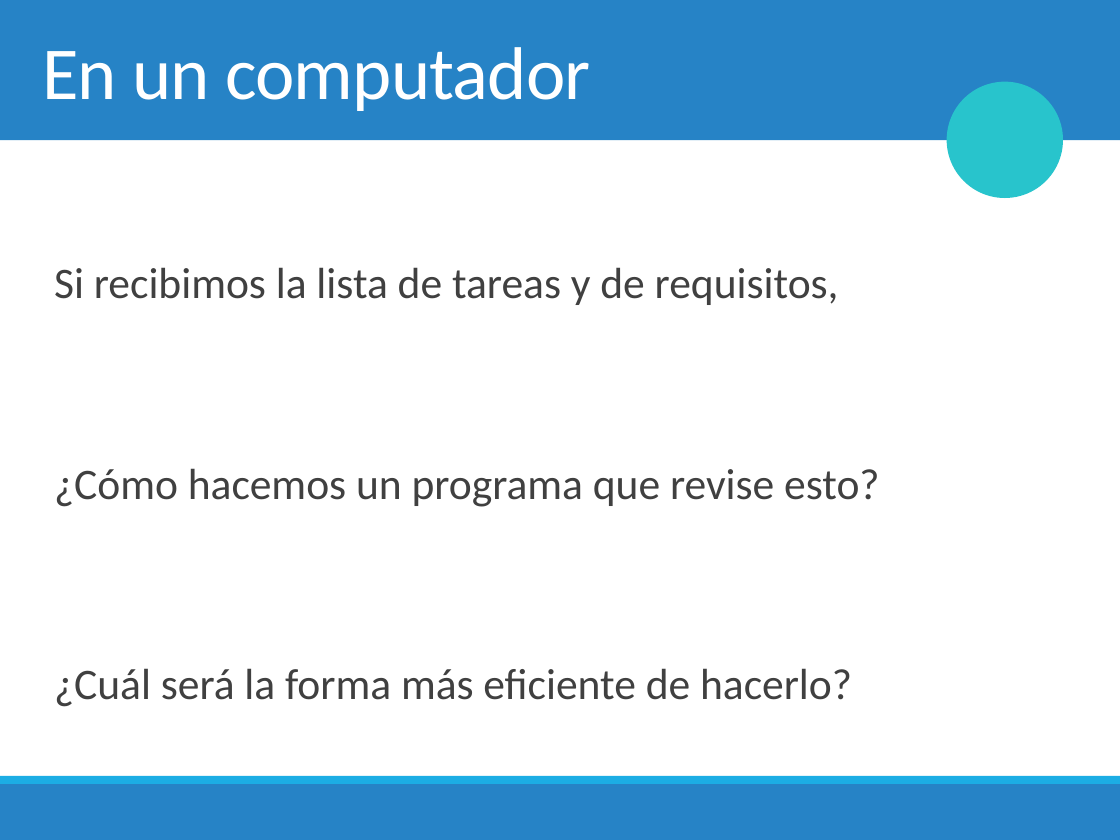
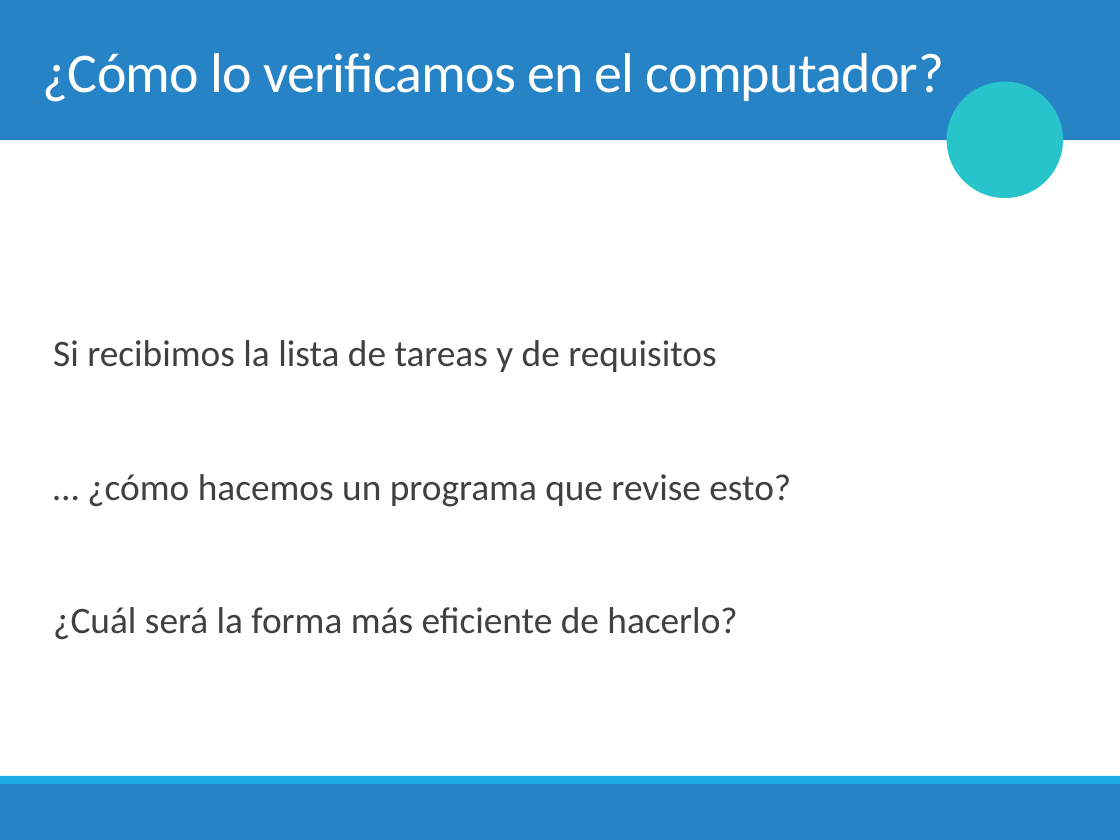
Before and after one commit to mplazadelosreyes/2018-2, a slide deck: slide 3 of Clases/13. Grafos & Depth First Search.pptx. Drawn at 1120x840 pixels with LibreOffice and Linux fonts; fonts in the diff are those of the drawing; background and template pictures are left out. Boxes give left, top, right and bottom in pixels: in the first picture for what was removed or moved away, otherwise in the second. Text is boxed around its words. In the diff, an @@ line names an element or a change of style, - is before the commit and + after.

```diff
--- a/Clases/13. Grafos & Depth First Search.pptx
+++ b/Clases/13. Grafos & Depth First Search.pptx
@@ title at (x1=42, y1=53, x2=944, y2=102): text changed; size 48 to 36 pt @@
-En un computador
+¿Cómo lo verificamos en el computador?
@@ text "Si recibimos la lista de ..." at (x1=53, y1=340, x2=791, y2=640): vertical alignment top to middle @@
@@ text at (x1=53, y1=340, x2=791, y2=507): text changed; size 28 to 24 pt @@
-  Si recibimos la lista de tareas y de requisitos,
-  ¿Cómo hacemos un programa que revise esto?
+  Si recibimos la lista de tareas y de requisitos
+  … ¿cómo hacemos un programa que revise esto?
@@ text at (x1=53, y1=607, x2=737, y2=640): size 28 to 24 pt in "¿Cuál será la forma más eficiente de ..."; line spacing 1.5 to 1 @@
```
Also in this commit, not shown: 41 other slides changed, 23 slides added, 1 slide removed, 5 other files.
